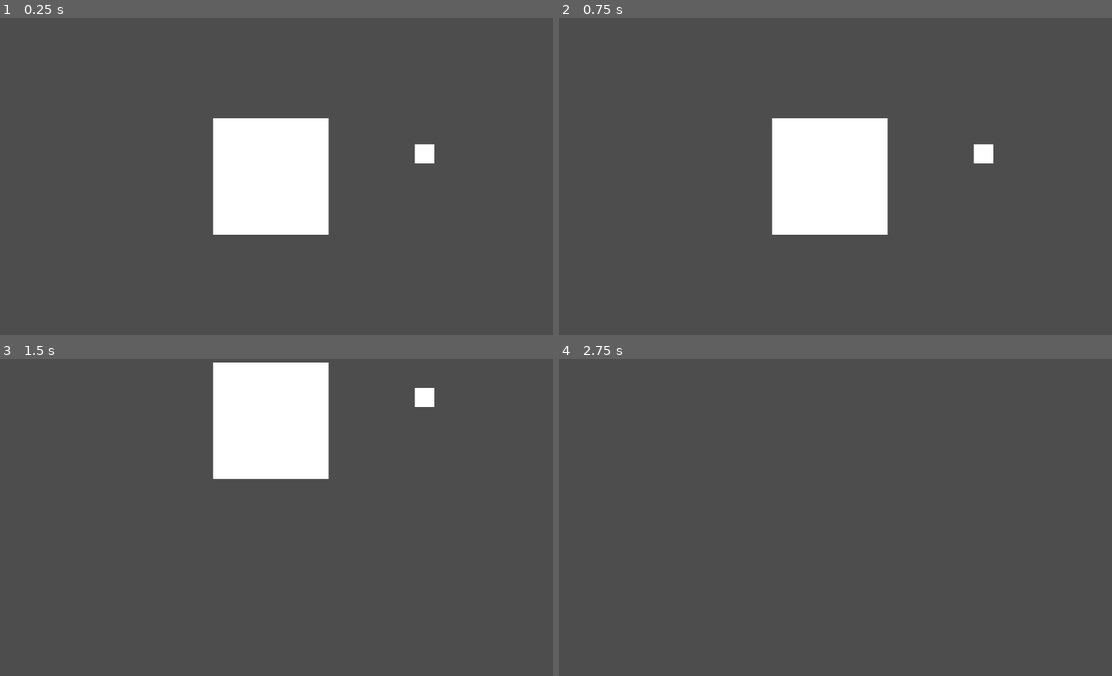
Above: before the commit, frames 1-4 (two rows, left to right).
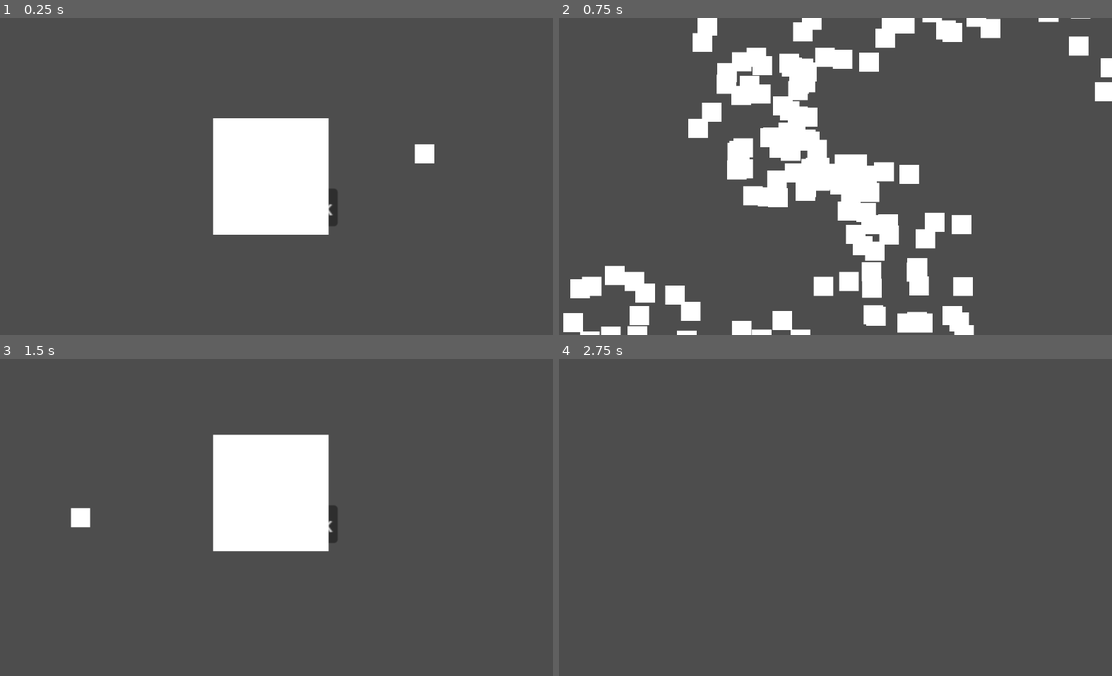
Above: after the commit, the same moments.

Repository: indifferenteye/hegswarm
Game: Godot game, scene res://scenes/star_system.tscn
Two runs of this game, one before a commit and one after it. Both use one fixed random seed, a clock stepped at 60 frames per second and the inputs below. This scene is started directly instead of the project's main scene.
Inputs (mouse positions are in pixels of both pictures, inside the frame that each line leads up to):
- Up to frame 1 (0.25 s): no input
- Up to frame 2 (0.75 s): click (868, 208) at 0.5 s, where only the run after the commit has a clickable "Back"
- Up to frame 3 (1.5 s): tap Enter at 1.25 s; move the mouse to (392, 501) at 1.27 s; hold S (camera_move_down) from 1.28 s (still down); click (392, 501) at 1.42 s
- Up to frame 4 (2.75 s): move the mouse to (719, 533) at 2.02 s; release S (camera_move_down) at 2.03 s; tap A (camera_move_left) at 2.1 s; click (719, 533) at 2.17 s

The runs differ from the first frame. In frame 1, 0.2% of the frame differs, in the area x 59-62%, y 53-66%; in frame 2, 18%, in the area x 0-100%, y 0-100%; in frame 3, 10%; in frame 4, nothing differs.

Commit message:
Allow returning to galaxy from star system

Diff:
--- a/project.godot
+++ b/project.godot
@@ -65,6 +65,14 @@
 }, Object(InputEventMouseButton,"resource_local_to_scene":false,"resource_name":"","device":-1,"window_id":0,"alt_press …(245 unchanged characters)…
 ]
 }
+return_to_galaxy={
+"deadzone": 0.5,
+"events": [{
+"keycode": 16777217,
+"type": "key"
+}, Object(InputEventKey,"resource_local_to_scene":false,"resource_name":"","device":-1,"window_id":0,"alt_pressed":false,"shift_pressed":false,"ctrl_pressed":false,"meta_pressed":false,"pressed":false,"keycode":0,"physical_keycode":16777217,"key_label":0,"unicode":0,"location":0,"echo":false,"script":null)
+]
+}
 
 [autoload]
 Globals="*res://scripts/globals.gd"
--- a/scenes/star_system.tscn
+++ b/scenes/star_system.tscn
@@ -10,3 +10,9 @@
 orbit_step = 140.0
 
 [node name="MainCamera" parent="." instance=ExtResource("2_be1mv")]
+
+[node name="BackButton" type="Button" parent="."]
+text = "Back"
+position = Vector2(10.0, 10.0)
+
+[connection signal="pressed" from="BackButton" to="." method="_on_back_button_pressed"]
--- a/scripts/star_system.gd
+++ b/scripts/star_system.gd
@@ -28,3 +28,10 @@
 		var radius := orbit_step * (i + 1) + rng.randf_range(-orbit_step * 0.25, orbit_step * 0.25)
 		var angle := rng.randf_range(0.0, TAU)
 		planet.position = sun.position + Vector2(cos(angle), sin(angle)) * radius
+
+func _unhandled_input(event: InputEvent) -> void:
+	if event.is_action_pressed("return_to_galaxy"):
+		get_tree().change_scene_to_file("res://scenes/galaxy.tscn")
+
+func _on_back_button_pressed() -> void:
+	get_tree().change_scene_to_file("res://scenes/galaxy.tscn")
